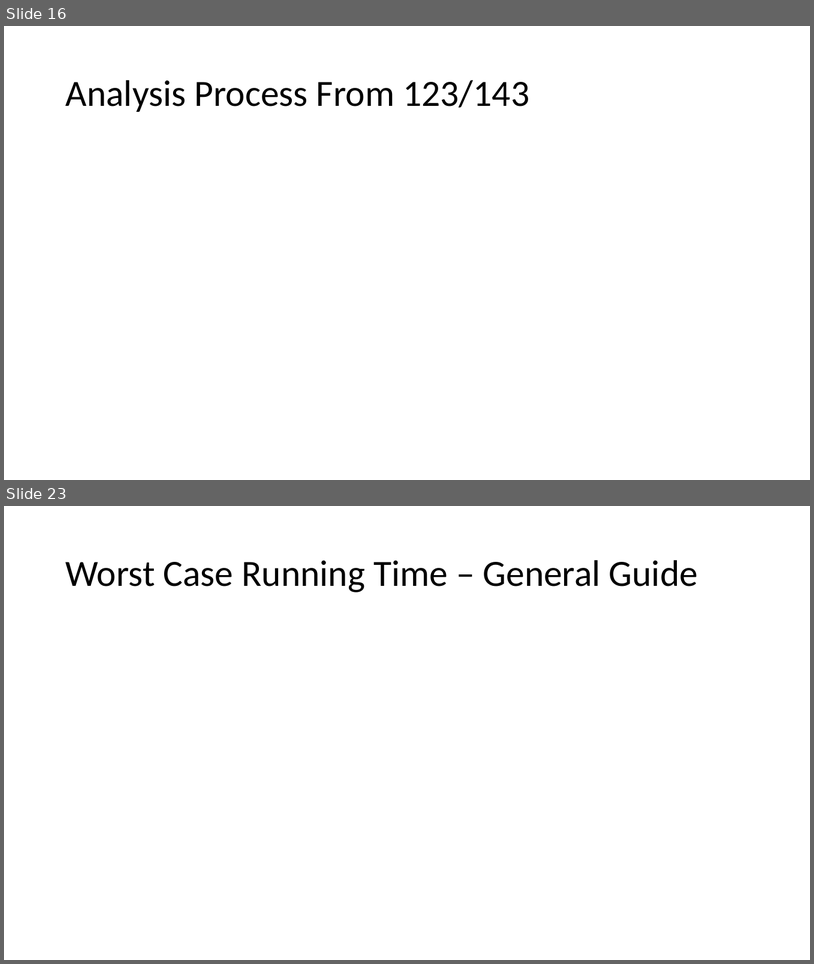
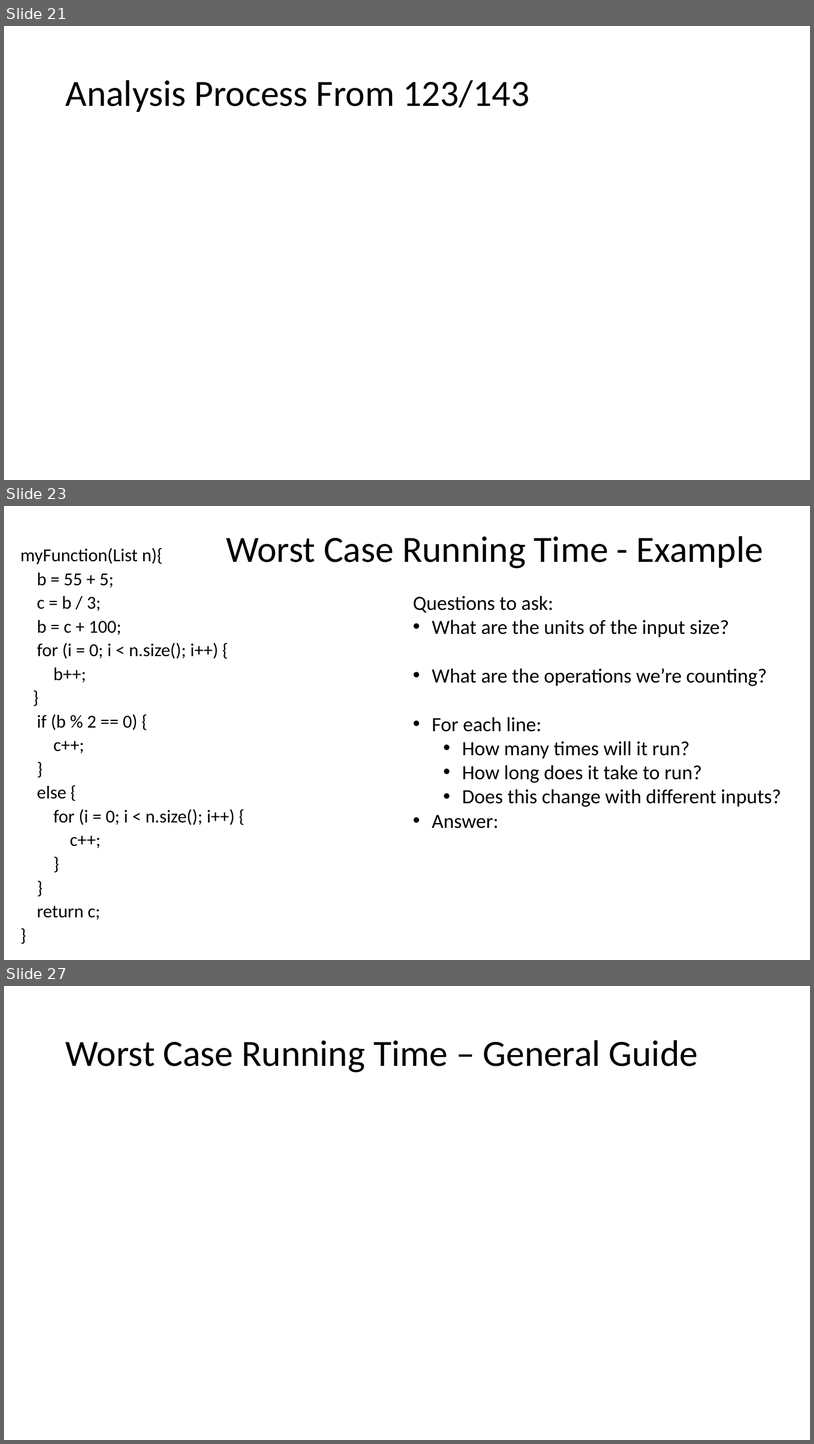
Before and after one commit to natebrunelle/cse332, a slide deck: markdown/files/slides/lecture2_analysis1.pptx. Shown one above the other, each under a label of ours: slides 16 and 23 before the commit, slides 21, 23 and 27 after it; the slides between them are not shown. The pictures are 814x964 and 814x1444 pixels, drawn with LibreOffice and Linux fonts; fonts in the diff are those of the drawing; grey boxes stand for pictures. Boxes give left, top, right and bottom in pixels: in the first picture for what was removed or moved away, otherwise in the second. Text is boxed around its words. In the diff, an @@ line names an element or a change of style, - is before the commit and + after.

```diff
--- a/markdown/files/slides/lecture2_analysis1.pptx
+++ b/markdown/files/slides/lecture2_analysis1.pptx
@@ slide 23 added at (x1=4, y1=506, x2=810, y2=960), background #FFFFFF @@
@@ title added at (x1=226, y1=536, x2=763, y2=568), 44 pt, text #000000 @@
+Worst Case Running Time - Example
@@ text added at (x1=20, y1=548, x2=235, y2=919), 21.7 pt, text #000000 @@
+myFunction(List n){
+b = 55 + 5;
+c = b / 3;
+b = c + 100;
+for (i = 0; i < n.size(); i++) {
+b++;
+}
+if (b % 2 == 0) {
+c++;
+}
+else {
+for (i = 0; i < n.size(); i++) {
+c++;
+}
+}
+return c;
+}
@@ text added at (x1=413, y1=595, x2=782, y2=828), 24 pt, text #000000 @@
+Questions to ask:
+• What are the units of the input size?
+• What are the operations we’re counting?
+• For each line:
+  • How many times will it run?
+  • How long does it take to run?
+  • Does this change with different inputs?
+• Answer:
@@ what was slide 16 is now slide 21 @@
@@ what was slide 23 is now slide 27 @@
```
Also in this commit, not shown: 13 slides changed, 6 other slides added, 3 slides removed, 2 other files.
